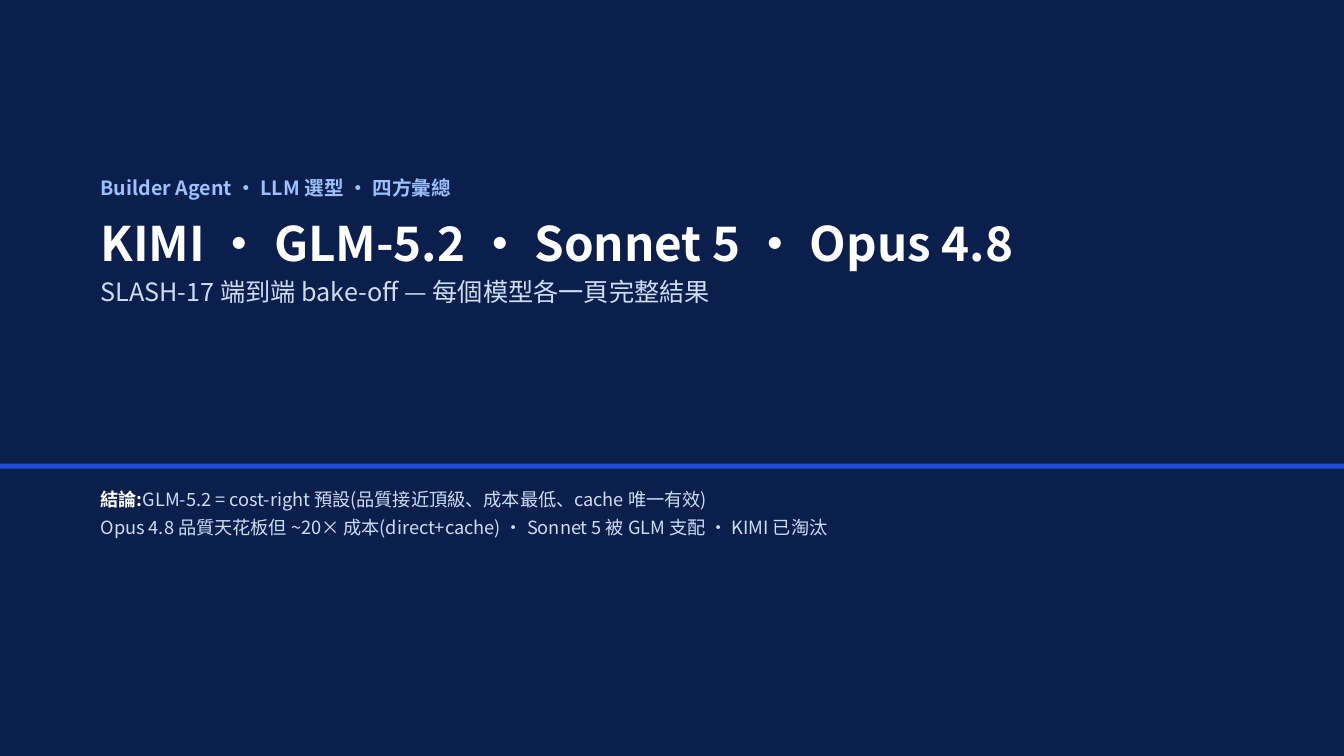
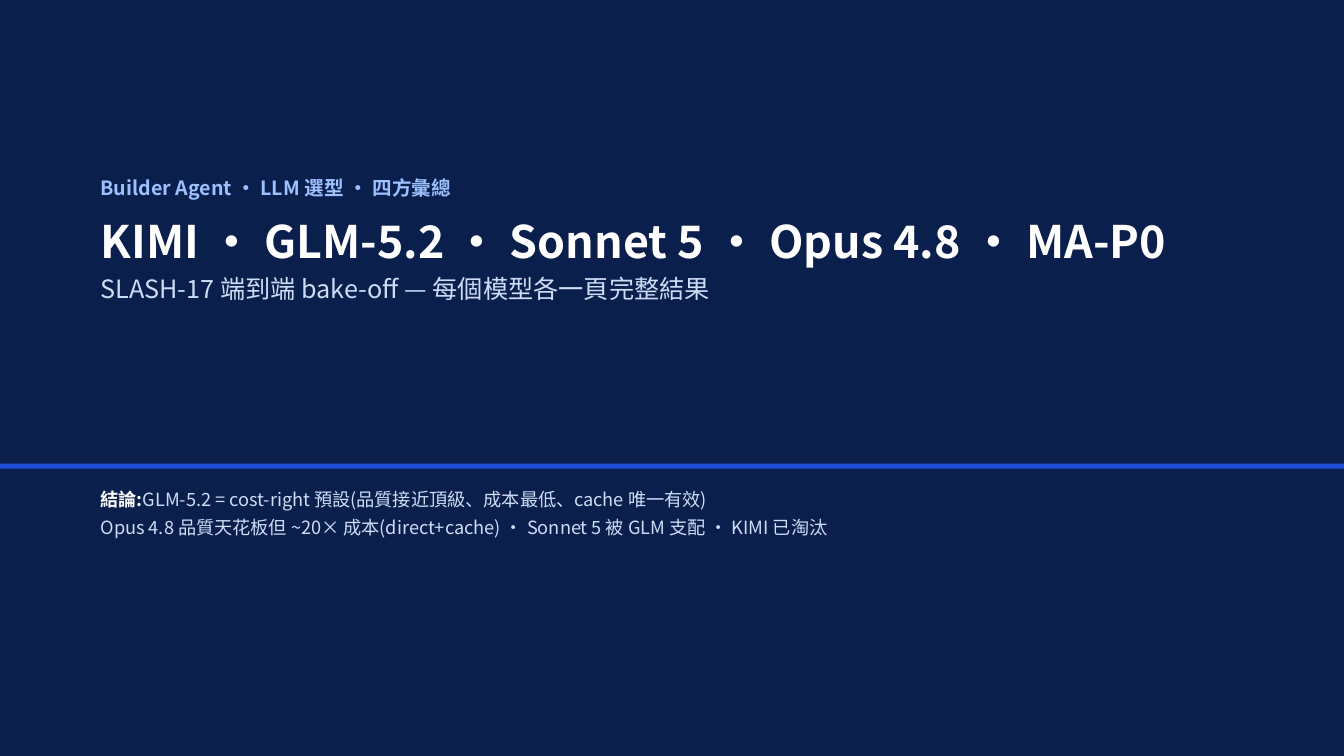
Before and after one commit to gillggx/ai-ops-agentic-platform, a slide deck: slide 1 of docs/LLM_BAKEOFF_4MODEL.pptx. Drawn at 1344x756 pixels with LibreOffice and Linux fonts; fonts in the diff are those of the drawing. Boxes give left, top, right and bottom in pixels: in the first picture for what was removed or moved away, otherwise in the second. Text is boxed around its words. In the diff, an @@ line names an element or a change of style, - is before the commit and + after.

```diff
--- a/docs/LLM_BAKEOFF_4MODEL.pptx
+++ b/docs/LLM_BAKEOFF_4MODEL.pptx
@@ text at [101,224,1166,268]: text changed; size 34 to 32 pt @@
-KIMI · GLM-5.2 · Sonnet 5 · Opus 4.8
+KIMI · GLM-5.2 · Sonnet 5 · Opus 4.8 · MA-P0
```
Also in this commit, not shown: 2 other slides changed, 1 slide added, 2 other files.
